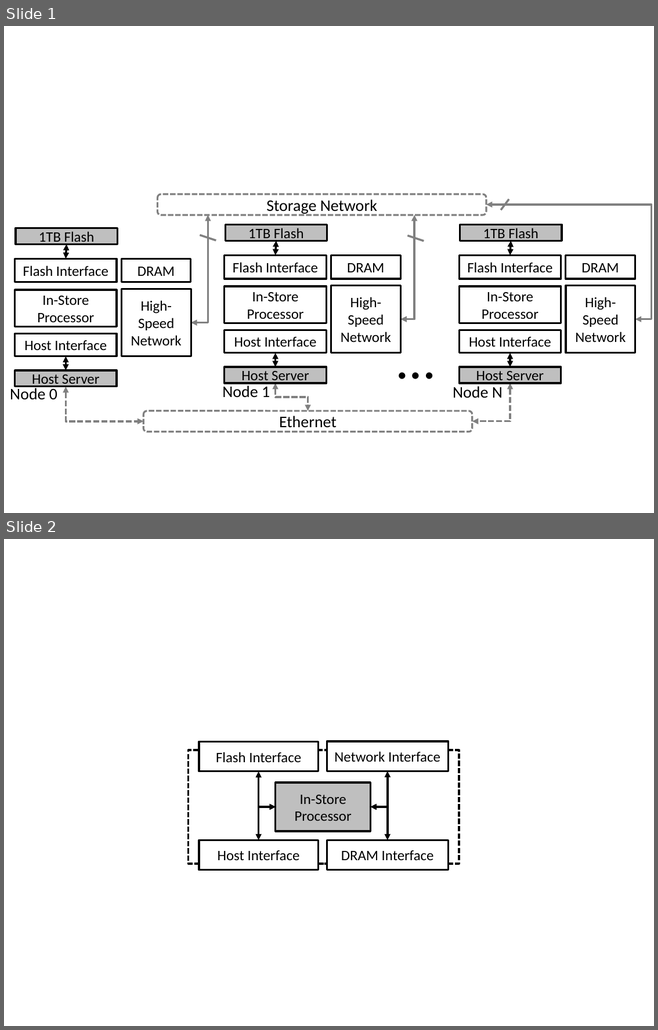
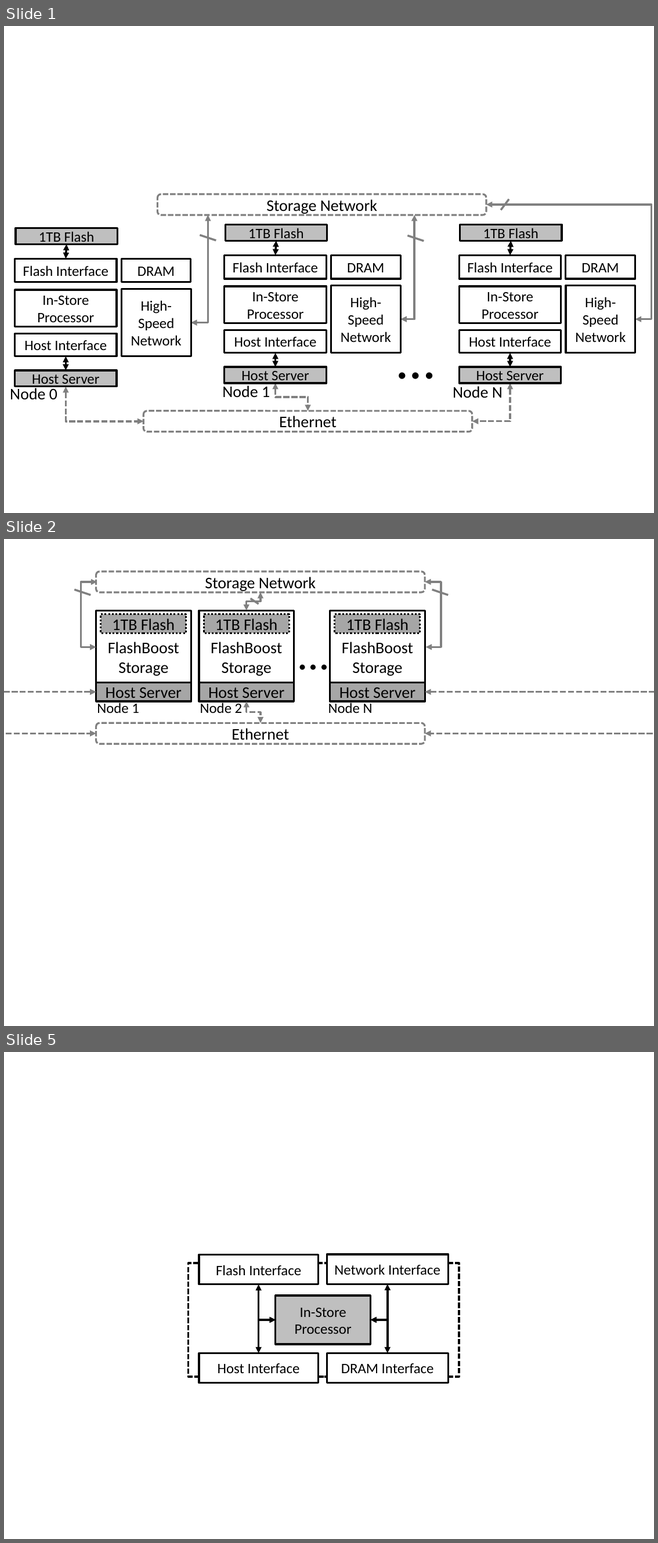
Before and after one commit to sangwoojun/bluedbm_connectald, a slide deck: papers/isca2015/figures/figures.pptx. Shown one above the other, each under a label of ours: slides 1 and 2 before the commit, slides 1, 2 and 5 after it; the slides between them are not shown. The pictures are 658x1030 and 658x1543 pixels, drawn with LibreOffice and Linux fonts; fonts in the diff are those of the drawing. Boxes give left, top, right and bottom in pixels: in the first picture for what was removed or moved away, otherwise in the second. Text is boxed around its words. In the diff, an @@ line names an element or a change of style, - is before the commit and + after.

```diff
--- a/papers/isca2015/figures/figures.pptx
+++ b/papers/isca2015/figures/figures.pptx
@@ slide 2 added at bbox=[4, 539, 654, 1026], background #FFFFFF @@
@@ rounded rectangle added at bbox=[96, 571, 425, 592], fill #FFFFFF, outline #808080 2 pt dashed, 18 pt, text #000000 @@
+Storage Network
@@ line added from (74, 589) to (90, 595), #808080 2.25 pt @@
@@ elbow double arrow added from (97, 582) to (96, 647), #808080 2.25 pt @@
@@ elbow double arrow added from (424, 582) to (426, 647), #808080 2.25 pt @@
@@ line added from (432, 589) to (448, 595), #808080 2.25 pt @@
@@ elbow double arrow added from (260, 592) to (246, 610), #808080 2.25 pt @@
@@ line added from (250, 599) to (259, 604), #808080 2.25 pt @@
@@ rectangle added at bbox=[96, 610, 191, 683], fill #FFFFFF, outline #000000 2 pt, 18 pt, text #000000 @@
+FlashBoost
+Storage
@@ rectangle added at bbox=[101, 614, 186, 633], fill #A6A6A6, outline #000000 2 pt dashed, 18 pt, text #000000 @@
+1TB Flash
@@ rectangle added at bbox=[199, 610, 294, 683], fill #FFFFFF, outline #000000 2 pt, 18 pt, text #000000 @@
+FlashBoost
+Storage
@@ rectangle added at bbox=[204, 614, 289, 633], fill #A6A6A6, outline #000000 2 pt dashed, 18 pt, text #000000 @@
+1TB Flash
@@ text added at bbox=[291, 624, 335, 683], 48 pt, text #000000 @@
+…
@@ rectangle added at bbox=[330, 610, 425, 683], fill #FFFFFF, outline #000000 2 pt, 18 pt, text #000000 @@
+FlashBoost
+Storage
@@ rectangle added at bbox=[335, 614, 420, 633], fill #A6A6A6, outline #000000 2 pt dashed, 18 pt, text #000000 @@
+1TB Flash
@@ elbow double arrow added from (96, 692) to (96, 733), #808080 2.25 pt dashed @@
@@ rectangle added at bbox=[96, 683, 191, 701], fill #A6A6A6, outline #000000 2 pt, 18 pt, text #000000 @@
+Host Server
@@ rectangle added at bbox=[199, 683, 294, 701], fill #A6A6A6, outline #000000 2 pt, 18 pt, text #000000 @@
+Host Server
@@ rectangle added at bbox=[330, 683, 425, 701], fill #A6A6A6, outline #000000 2 pt, 18 pt, text #000000 @@
+Host Server
@@ elbow double arrow added from (425, 692) to (424, 733), #808080 2.25 pt dashed @@
@@ text added at bbox=[97, 701, 139, 713], 16 pt, text #000000 @@
+Node 1
@@ text added at bbox=[200, 701, 242, 713], 16 pt, text #000000 @@
+Node 2
@@ elbow double arrow added from (246, 701) to (260, 723), #808080 2.25 pt dashed @@
@@ text added at bbox=[328, 701, 372, 713], 16 pt, text #000000 @@
+Node N
@@ rounded rectangle added at bbox=[96, 723, 425, 744], fill #FFFFFF, outline #808080 2 pt dashed, 18 pt, text #000000 @@
+Ethernet
@@ what was slide 2 is now slide 5 @@
```
Also in this commit, not shown: 3 slides changed, 7 other slides added, 22 other files.
